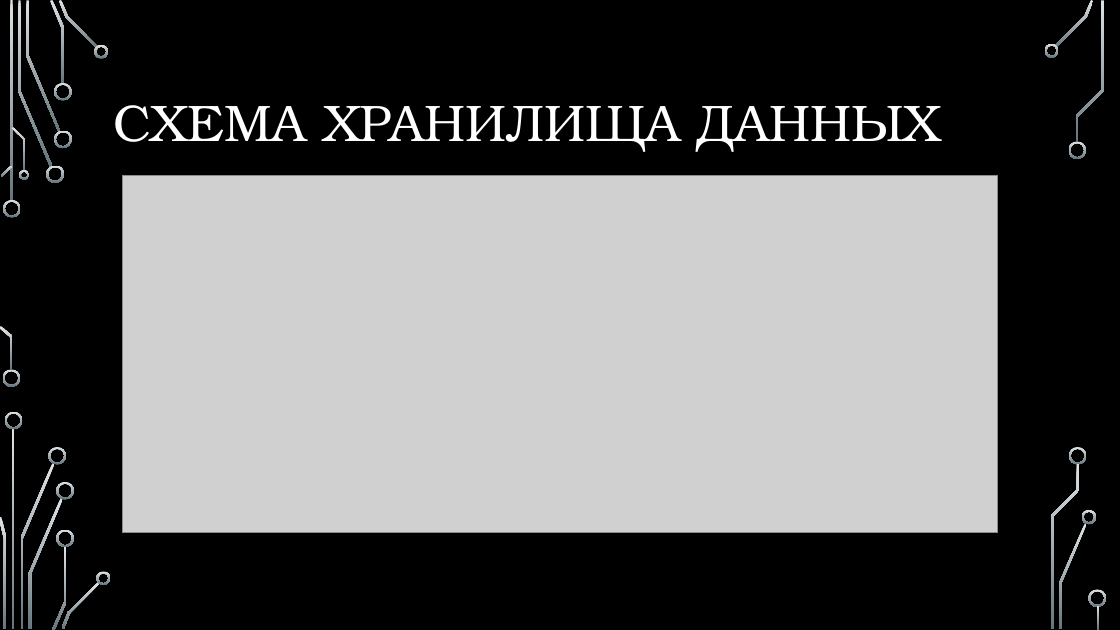
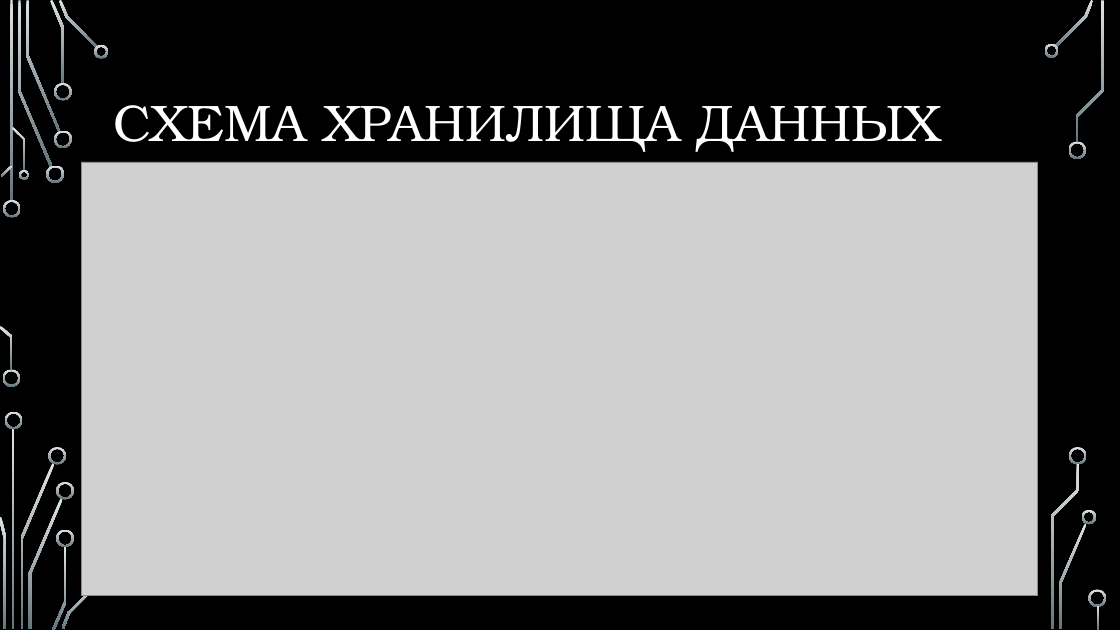
Before and after one commit to serggavr/ETL_news, a slide deck: slide 7 of doc/presentation.pptx. Drawn at 1120x630 pixels with LibreOffice and Linux fonts; fonts in the diff are those of the drawing; grey boxes stand for pictures; background and template pictures are left out. Boxes give left, top, right and bottom in pixels: in the first picture for what was removed or moved away, otherwise in the second. Text is boxed around its words. In the diff, an @@ line names an element or a change of style, - is before the commit and + after.

```diff
--- a/doc/presentation.pptx
+++ b/doc/presentation.pptx
@@ picture: place and size @@
-picture at (123, 176, 998, 533)
+picture at (82, 162, 1038, 596)
@@ freeform shape removed at (97, 571, 111, 585) @@
```
Also in this commit, not shown: 3 other files.
